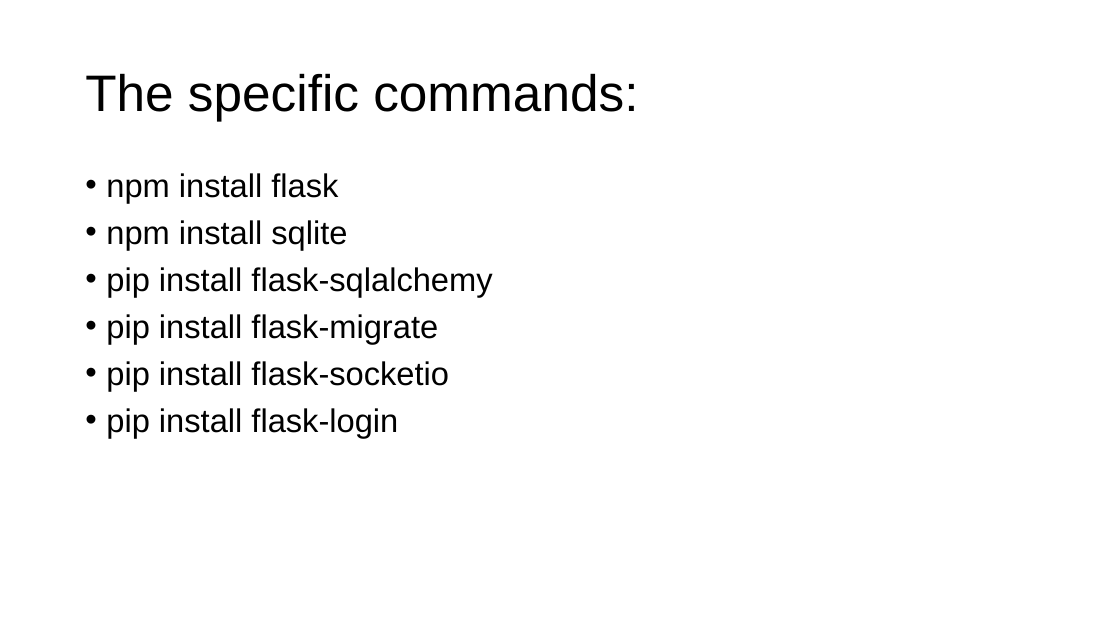
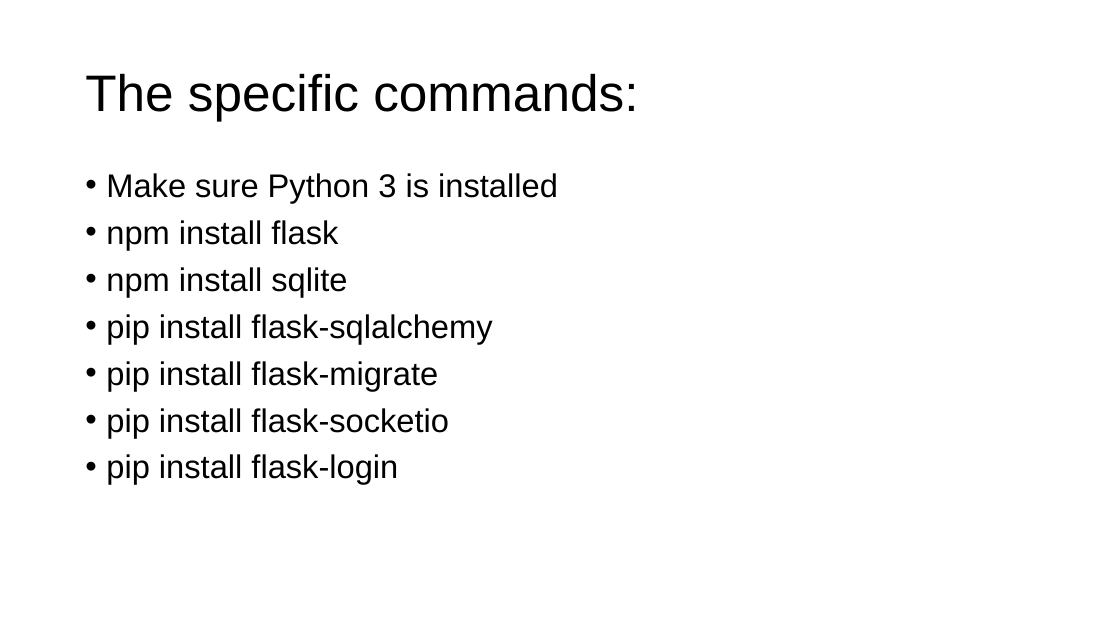
Before and after one commit to gmfk07/iu2018-backend, a slide deck: slide 3 of iu-spec-backend.pptx. Drawn at 1120x630 pixels with LibreOffice and Linux fonts; fonts in the diff are those of the drawing. Boxes give left, top, right and bottom in pixels: in the first picture for what was removed or moved away, otherwise in the second. Text is boxed around its words. In the diff, an @@ line names an element or a change of style, - is before the commit and + after.

```diff
--- a/iu-spec-backend.pptx
+++ b/iu-spec-backend.pptx
@@ text at (106,173,558,203): paragraph added @@
+• Make sure Python 3 is installed
```
Also in this commit, not shown: 3 other slides changed, 3 slides added, 4 other files.
